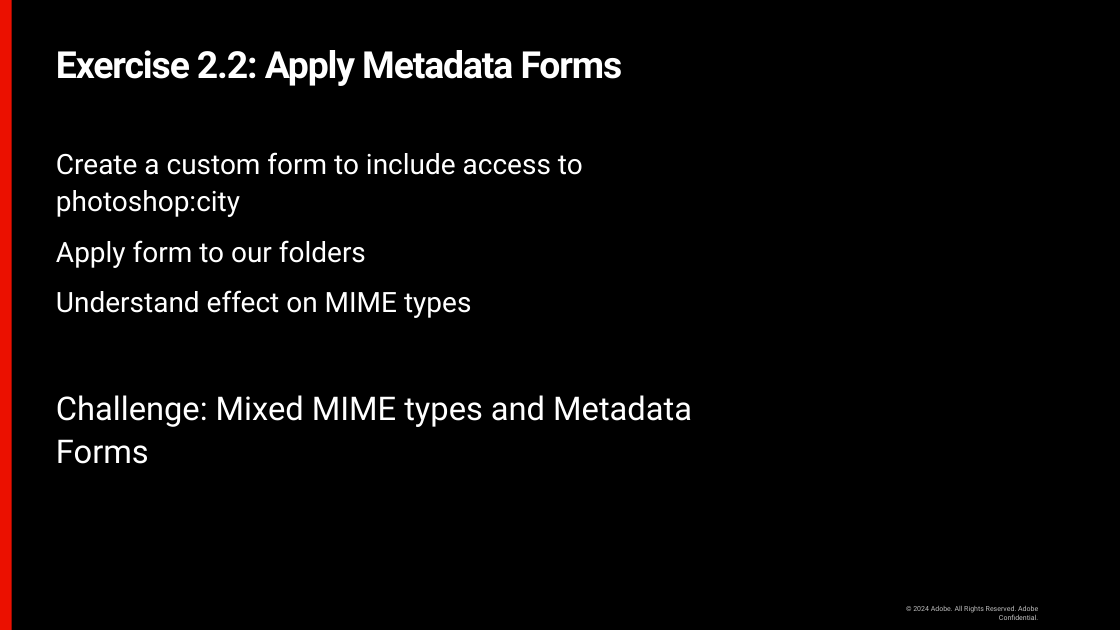
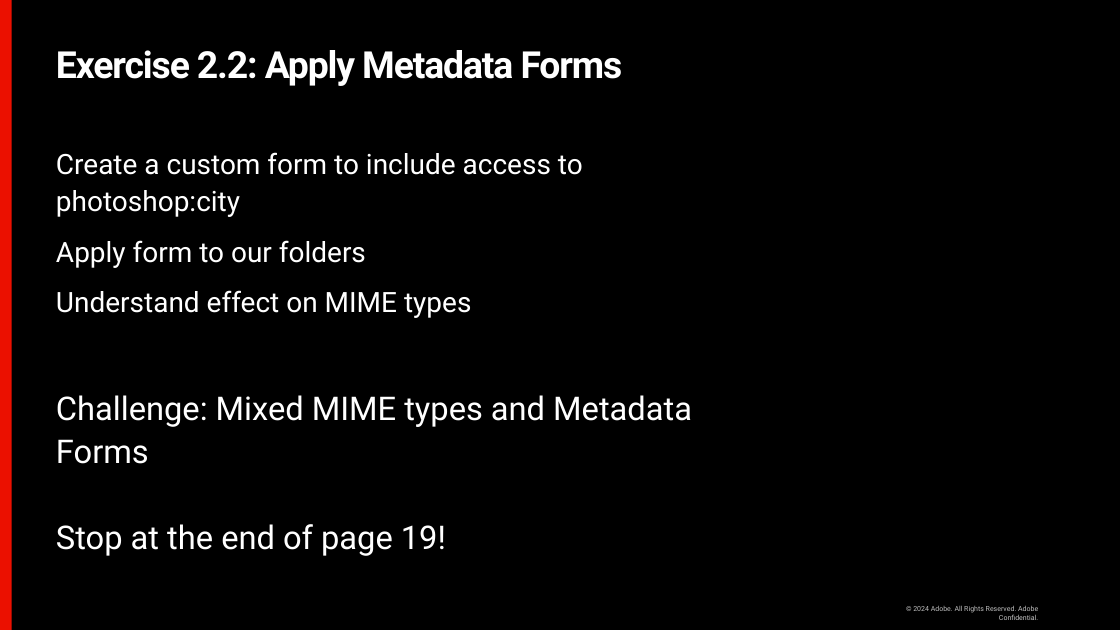
Before and after one commit to rfreemo/accelerator-aem-work-with-assetsview, a slide deck: slide 35 of presentation/aem-assets-working-assetsview.pptx (slide 31 before the commit). Drawn at 1120x630 pixels with LibreOffice and Linux fonts; fonts in the diff are those of the drawing; background and template pictures are left out. Boxes give left, top, right and bottom in pixels: in the first picture for what was removed or moved away, otherwise in the second. Text is boxed around its words. In the diff, an @@ line names an element or a change of style, - is before the commit and + after.

```diff
--- a/presentation/aem-assets-working-assetsview.pptx
+++ b/presentation/aem-assets-working-assetsview.pptx
@@ text at [56,395,692,556]: text changed @@
-Challenge: Mixed MIME types and Metadata Forms
+Challenge: Mixed MIME types and Metadata Forms
+Stop at the end of page 19!
```
Also in this commit, not shown: 23 other slides changed, 8 slides added, 2 other files.
